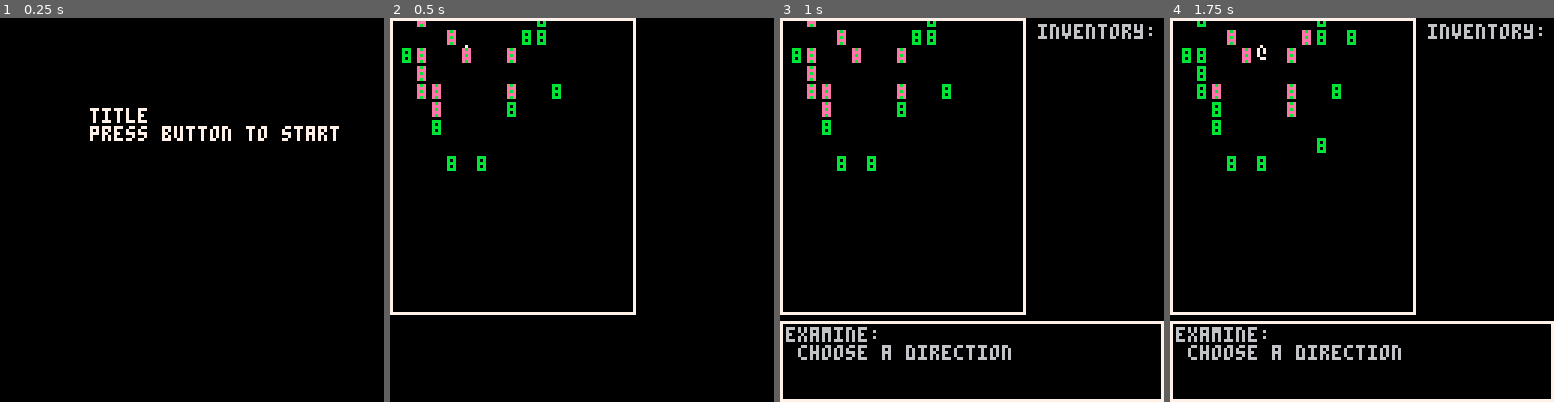
Above: before the commit, frames 1-4 (left to right).
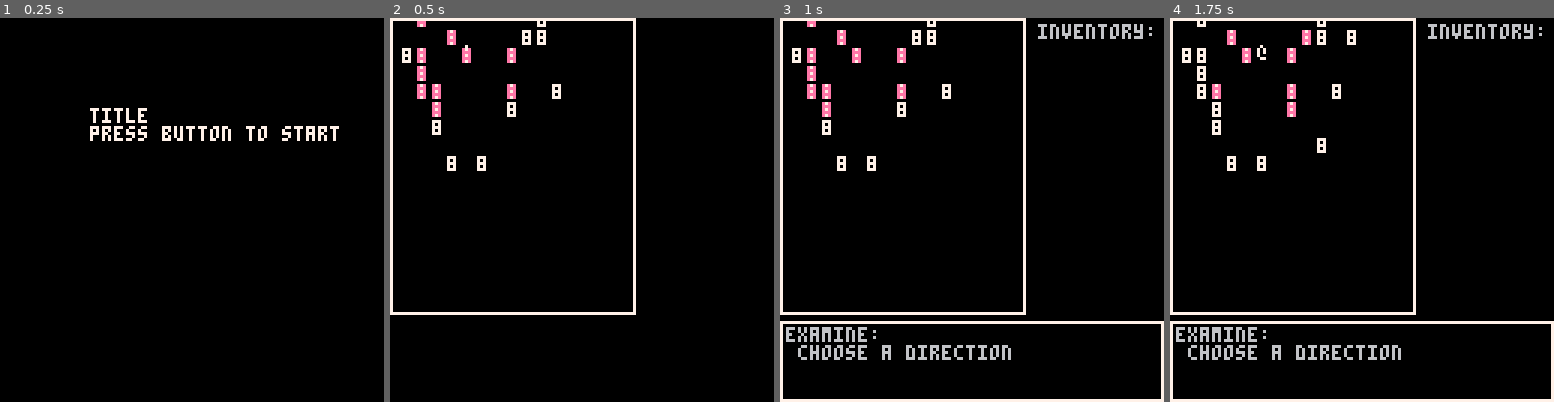
Above: after the commit, the same moments.

Repository: arnodick/castle
Game: PICO-8 cartridge castle.p8
Same seed, same stepped clock (60 frames per second), same inputs: the game is played once before the commit and once after it.
Inputs:
- Up to frame 1 (0.25 s): no input
- Up to frame 2 (0.5 s): tap X (X key) at 0.33 s
- Up to frame 3 (1 s): tap O (Z key) at 0.7 s
- Up to frame 4 (1.75 s): tap X (X key) at 1.07 s; hold Right from 1.6 s (still down); tap O (Z key) at 1.7 s

Frame 1 is identical in both runs. In frame 2, 0.8% of the frame differs, in the area x 3-45%, y 0-40%; in frame 3, 0.8%; in frame 4, 1.1%, in the area x 3-49%, y 0-40%.

Commit message:
maybe weird stuff?

Diff:
--- a/castle.p8
+++ b/castle.p8
@@ -244,10 +244,14 @@
 		actortypes[3][a].solid=true
 		actortypes[3][a].dial=flr(rnd(#dial))+1
 	end
-	--item attributes
+	--cash attributes
 	for a=1,4 do
-		actortypes[4][a].ch="$"
+--		ch=flr(rnd(#chars)+1)
+		ch2=flr(rnd(#chars)+1)
+		actortypes[4][a].ch=sub(chars,16,16)
+		actortypes[4][a].ch2=sub(chars,ch2,ch2)
 		actortypes[4][a].c=10
+		actortypes[4][a].c2=10
 		actortypes[4][a].m=0
 		actortypes[4][a].sp=1
 		actortypes[4][a].solid=false
@@ -460,7 +464,8 @@
 	if p!=nil then
 	if comparedistance(a,p)<7 then
 		if actortypes[a.t][level+1].ch2!=nil then
-			print(actortypes[a.t][level+1].ch2,a.x*cellw+a.shakex+camoffx+2,a.y*cellh+a.shakey+camoffy+2,actortypes[2][level+1].c2)
+			--print(actortypes[a.t][level+1].ch2,a.x*cellw+a.shakex+camoffx+2,a.y*cellh+a.shakey+camoffy+2,actortypes[2][level+1].c2) --keeping this in case it was giving good colour results?
+			print(actortypes[a.t][level+1].ch2,a.x*cellw+a.shakex+camoffx+2,a.y*cellh+a.shakey+camoffy+2,actortypes[a.t][level+1].c2)
 		end
 	if comparedistance(a,p)<4 then
 	--if flr(a.x/8)==flr(p.x/8) then
@@ -892,8 +897,8 @@
 			for a=1,#p.inventory do
 				def[a+1]=" -"..items[actortypes[p.inventory[a]][level+1].sp]
 			end
-			local ma=#p.inventory if ma>3 then ma=3 end
-			controlmenu(m,2,ma,def)
+			--local ma=#p.inventory if ma>3 then ma=3 end
+			controlmenu(m,2,#p.inventory,def)
 		end
 	--buy menu
 	elseif m.t==3 then
